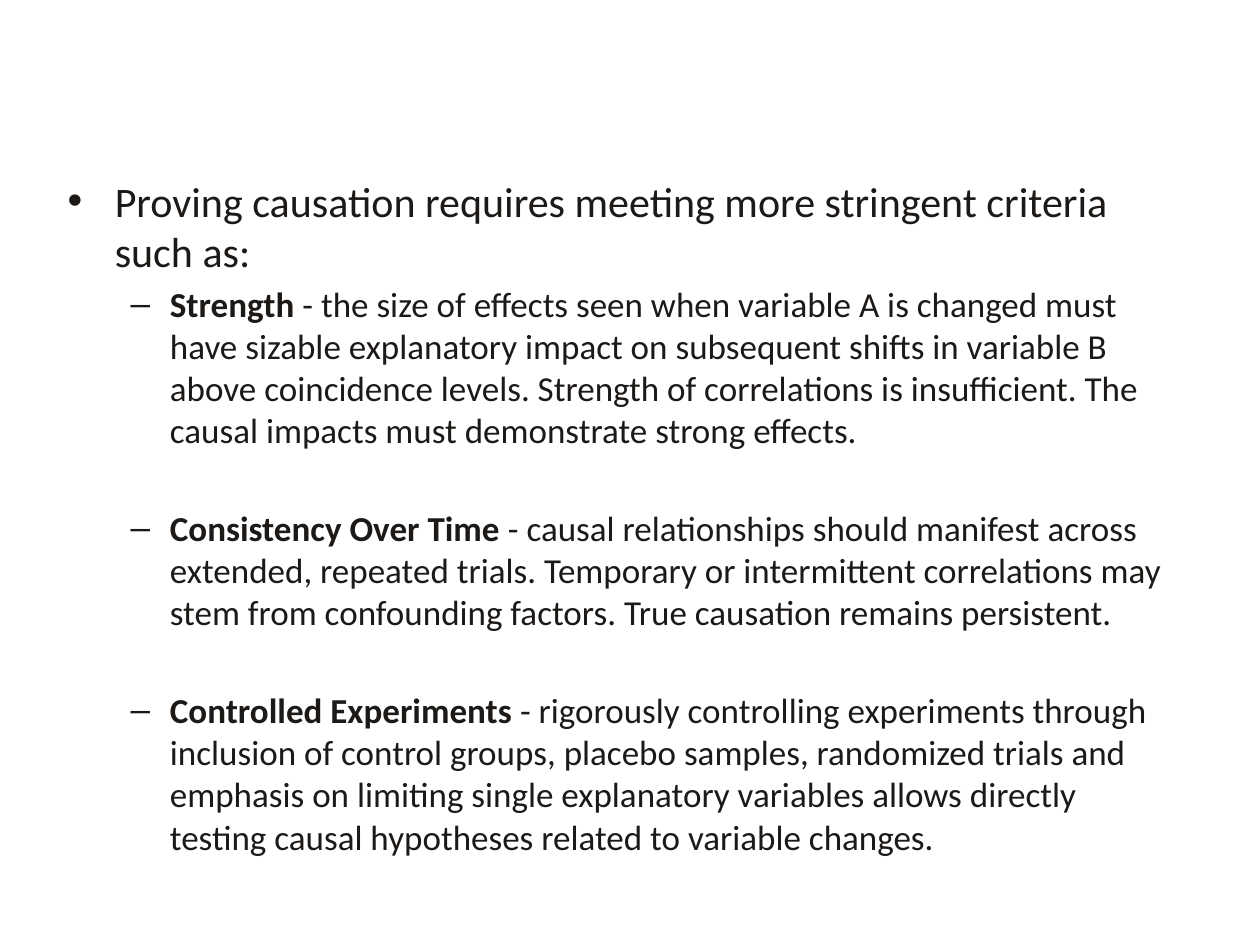
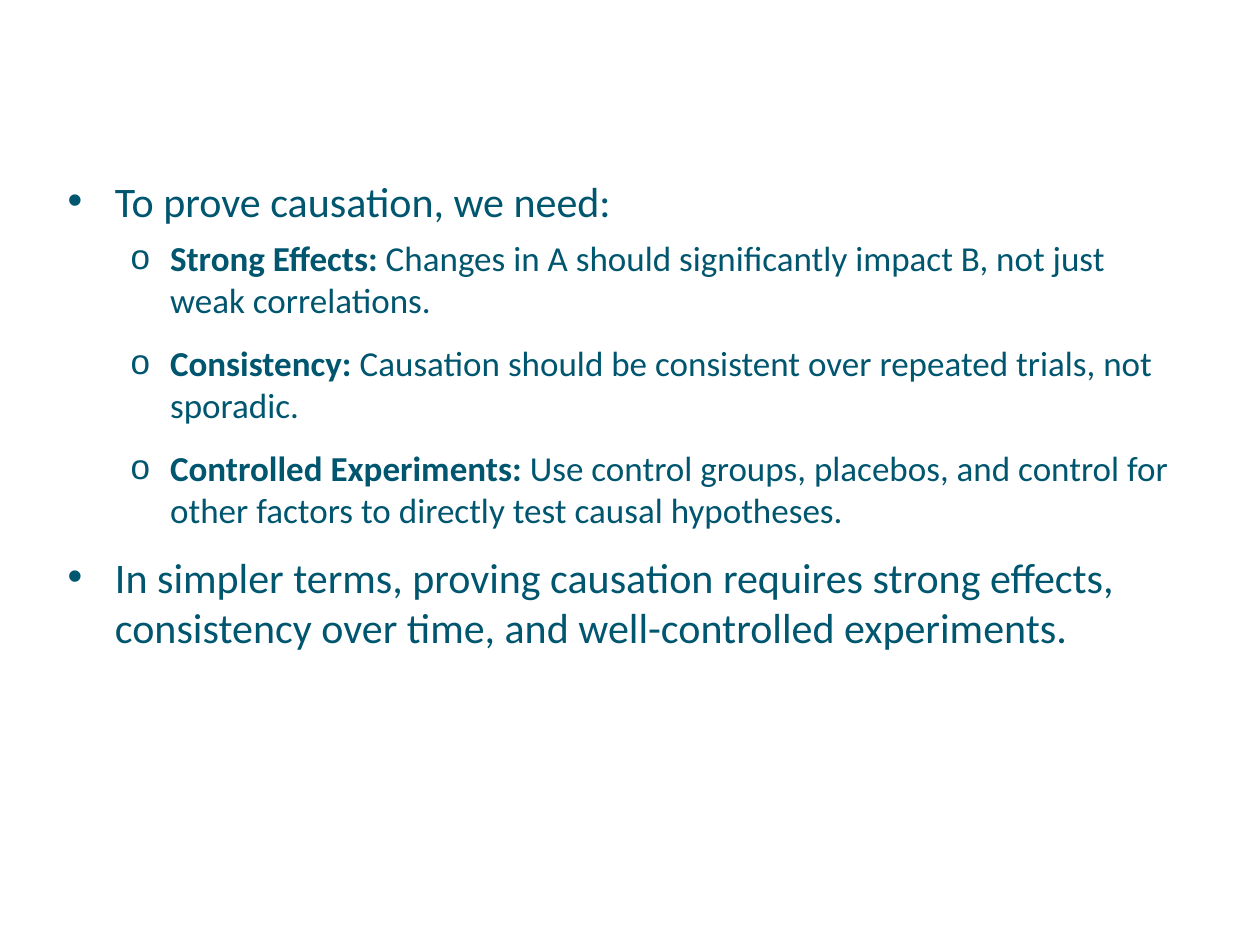
Before and after one commit to a099954/ABC-Program, a slide deck: slide 25 of Data Literacy/Day 2 Questioning Data /02-Questioning Data - Final.pptx (slide 28 before the commit). Drawn at 1260x945 pixels with LibreOffice and Linux fonts; fonts in the diff are those of the drawing; background and template pictures are left out. Boxes give left, top, right and bottom in pixels: in the first picture for what was removed or moved away, otherwise in the second. Text is boxed around its words. In the diff, an @@ line names an element or a change of style, - is before the commit and + after.

Commit message:
update to the ppt

```diff
--- a/Data Literacy/Day 2 Questioning Data /02-Questioning Data - Final.pptx
+++ b/Data Literacy/Day 2 Questioning Data /02-Questioning Data - Final.pptx
@@ text at bbox=[115, 187, 1168, 650]: text changed; text colour #1C1917 to #00556F @@
-• Proving causation requires meeting more stringent criteria such as:
-  – Strength - the size of effects seen when variable A is changed must have sizable explanatory impact on subsequent shifts in variable B above coincidence levels. Strength of correlations is insufficient. The causal impacts must demonstrate strong effects.
-  – Consistency Over Time - causal relationships should manifest across extended, repeated trials. Temporary or intermittent correlations may stem from confounding factors. True causation remains persistent.
-  – Controlled Experiments - rigorously controlling experiments through inclusion of control groups, placebo samples, randomized trials and emphasis on limiting single explanatory variables allows directly testing causal hypotheses related to variable changes.
+• To prove causation, we need:
+  o Strong Effects: Changes in A should significantly impact B, not just weak correlations.
+  o Consistency: Causation should be consistent over repeated trials, not sporadic.
+  o Controlled Experiments: Use control groups, placebos, and control for other factors to directly test causal hypotheses.
+• In simpler terms, proving causation requires strong effects, consistency over time, and well-controlled experiments.
```
Also in this commit, not shown: 22 other slides changed, 8 slides added, 6 slides removed, 6 other files.
